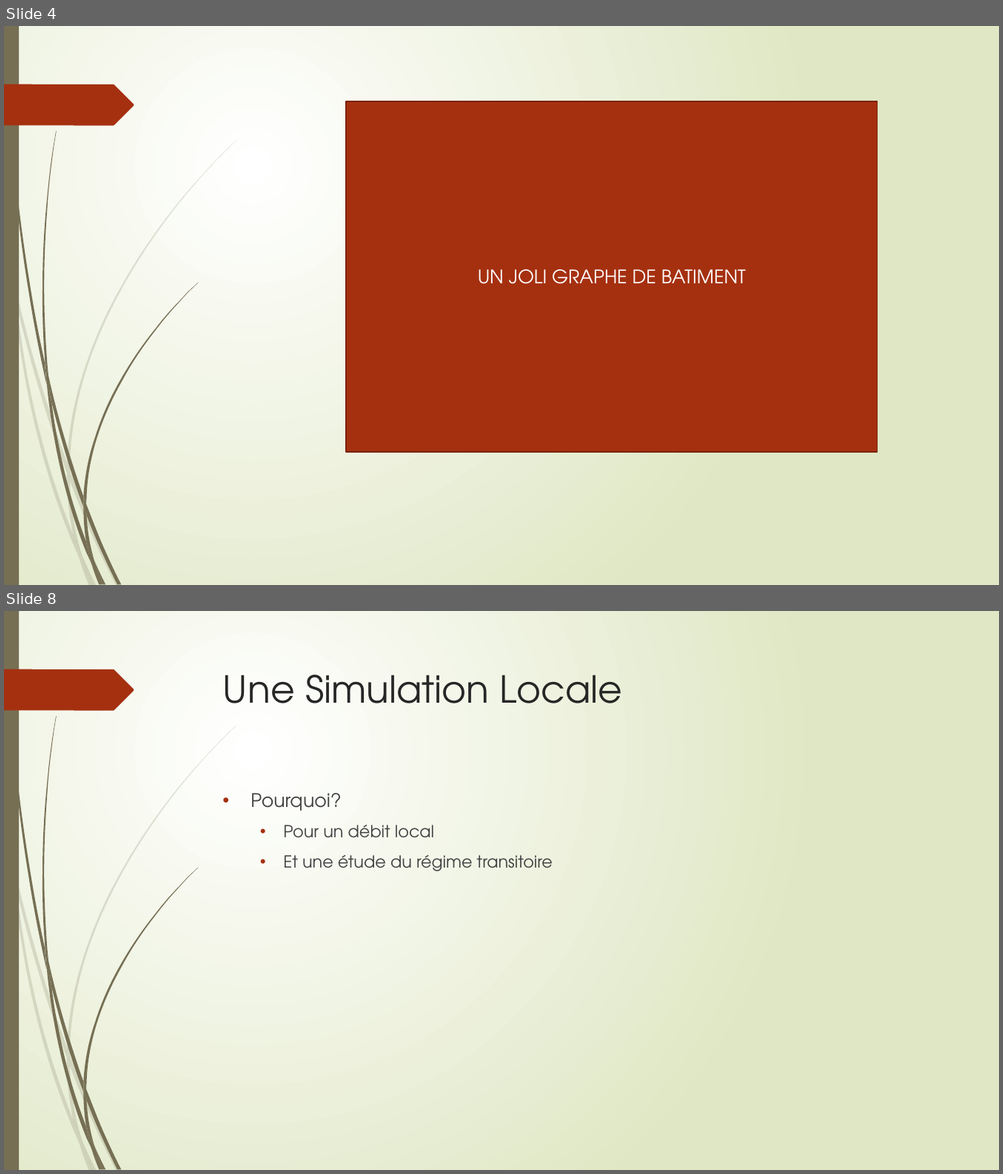
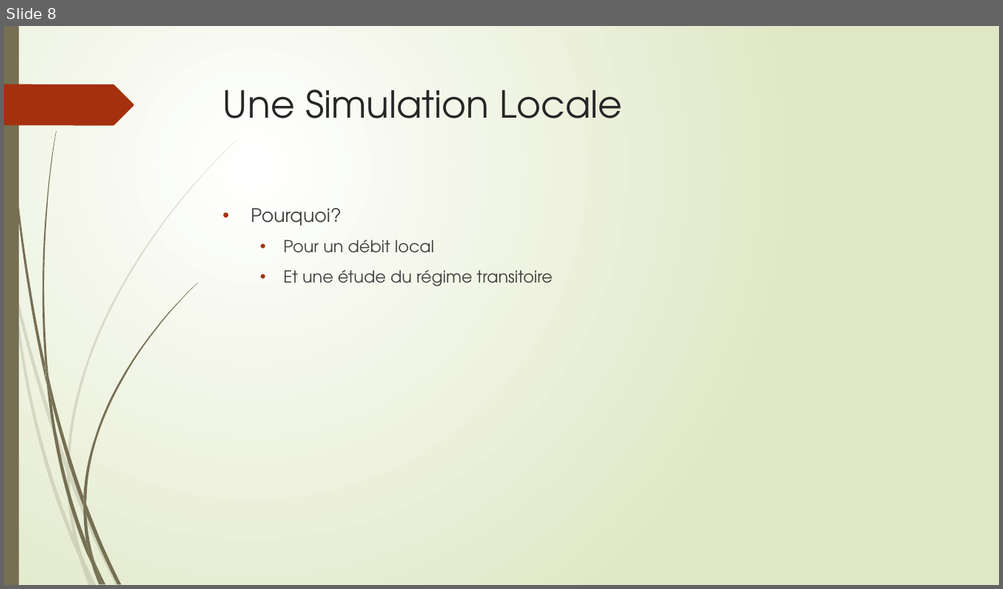
Before and after one commit to Poroing/CrowdDeplacementOptimisation, a slide deck: Présentation/presentation_finale.pptm. Shown one above the other, each under a label of ours: slides 4 and 8 before the commit, slide 8 after it; the slides between them are not shown. The pictures are 1003x1174 and 1003x589 pixels, drawn with LibreOffice and Linux fonts; fonts in the diff are those of the drawing. Boxes give left, top, right and bottom in pixels: in the first picture for what was removed or moved away, otherwise in the second. Text is boxed around its words. In the diff, an @@ line names an element or a change of style, - is before the commit and + after.

```diff
--- a/Présentation/presentation_finale.pptm
+++ b/Présentation/presentation_finale.pptm
@@ slide 4 removed at (x1=4, y1=26, x2=999, y2=585), background gradient #FFFFFF to #DFE8C4; not listed: 24 template elements that a slide beside it also shows @@
@@ rectangle removed at (x1=347, y1=101, x2=878, y2=452) @@
-UN JOLI GRAPHE DE BATIMENT
```
Also in this commit, not shown: 1 slide changed, 5 slides added, 4 other slides removed.
